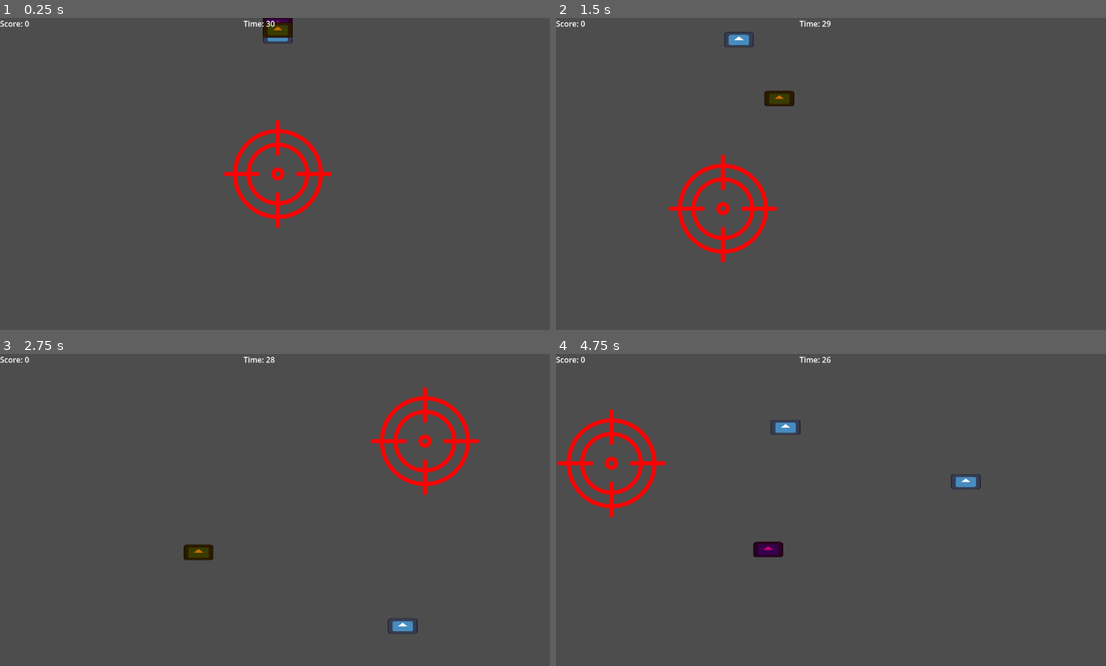
Above: before the commit, frames 1-4 (two rows, left to right).
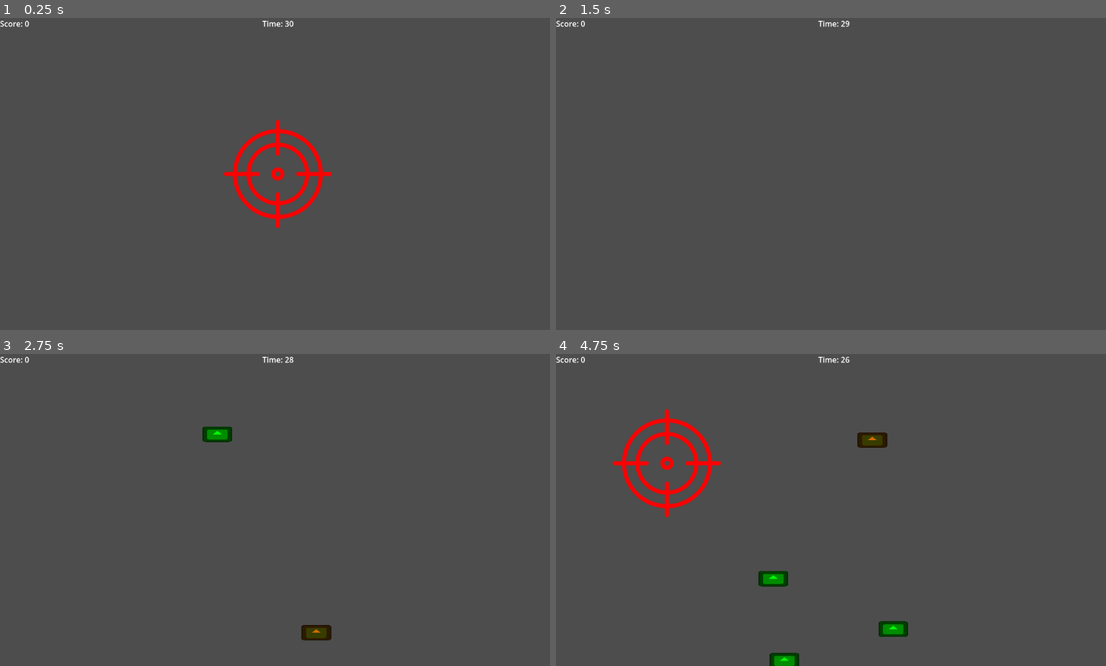
Above: after the commit, the same moments.

Repository: HiroyaHerdinanto/PirantiSMT5
Game: Godot game, scene res://main.tscn
Same seed, same stepped clock (60 frames per second), same inputs: the game is played once before the commit and once after it. The project has no main scene, so this scene is started directly. The engine's default icon, where the game draws it, is replaced by a stand-in: a white triangle on a blue panel in a dark square.
Inputs (mouse positions are in pixels of both pictures, inside the frame that each line leads up to):
- Up to frame 1 (0.25 s): no input
- Up to frame 2 (1.5 s): tap Enter at 0.5 s; move the mouse to (957, 158) at 0.52 s; hold D (right) 0.53-1.28 s; click (957, 158) at 0.6 s; move the mouse to (721, 189) at 1.27 s; hold S (down) from 1.28 s (still down); click (721, 189) at 1.35 s
- Up to frame 3 (2.75 s): move the mouse to (335, 441) at 2.02 s; release S (down) at 2.03 s; hold D (right) from 2.03 s (still down); click (335, 441) at 2.1 s
- Up to frame 4 (4.75 s): move the mouse to (803, 572) at 2.77 s; release D (right) at 2.78 s; hold W (up) 2.78-3.53 s; click (803, 572) at 2.85 s; move the mouse to (1001, 556) at 3.52 s; hold A (left) from 3.53 s (still down); click (1001, 556) at 3.6 s; move the mouse to (666, 463) at 4.27 s; click (666, 463) at 4.35 s

The runs differ from the first frame. In frame 1, 0.4% of the frame differs, in the area x 44-54%, y 0-9%; in frame 2, 2.2%; in frame 3, 2.8%; in frame 4, 4.7%, in the area x 0-78%, y 0-100%.
Error after the commit: Invalid assignment of property or key 'target_position' with value of type 'Vector2' on a base object of type 'Area2D (fish_easy.gd)'. (res://script/enemy_spaw…

Commit message:
wes gerak

Diff:
--- /dev/null
+++ b/mingguh-5/Enemies/fish_fake.gd
@@ -0,0 +1,15 @@
+extends Area2D
+signal enemy_hit(points: int, extra_time: int)
+
+var speed = 150.0
+var direction = Vector2.ZERO
+var target_position: Vector2 = Vector2.ZERO
+
+func _process(delta: float) -> void:
+	position += direction * speed * delta
+	if global_position.distance_to(target_position) < 10.0:
+			queue_free()
+
+func on_shot():
+	emit_signal("enemy_hit", -25, -10)
+	queue_free()
--- /dev/null
+++ b/mingguh-5/Enemies/fish_fake.tscn
@@ -0,0 +1,20 @@
+[gd_scene load_steps=4 format=3 uid="uid://16dq0swtrusn"]
+
+[ext_resource type="Script" uid="uid://mynxrpuu7vn7" path="res://Enemies/fish_fake.gd" id="1_qlm17"]
+[ext_resource type="Texture2D" uid="uid://crhftn61tqqfs" path="res://icon.svg" id="2_qj2ym"]
+
+[sub_resource type="RectangleShape2D" id="RectangleShape2D_etewq"]
+size = Vector2(20, 19)
+
+[node name="FishFake" type="Area2D"]
+script = ExtResource("1_qlm17")
+
+[node name="Sprite2D" type="Sprite2D" parent="."]
+self_modulate = Color(0, 1, 0, 1)
+scale = Vector2(0.479999, 0.249944)
+texture = ExtResource("2_qj2ym")
+
+[node name="CollisionShape2D" type="CollisionShape2D" parent="."]
+position = Vector2(0, -0.5)
+scale = Vector2(3.19006, 1.57776)
+shape = SubResource("RectangleShape2D_etewq")
--- a/mingguh-5/Enemies/fish_fast.gd
+++ b/mingguh-5/Enemies/fish_fast.gd
@@ -2,13 +2,14 @@
 signal enemy_hit(points: int, extra_time: int)
 
 var speed = 250.0
-var direction = Vector2(0, -1)
+var direction = Vector2.ZERO
+var target_position: Vector2 = Vector2.ZERO
 
 func _process(delta: float) -> void:
 	position += direction * speed * delta
-	if global_position.y < -150 or global_position.y > 700 or global_position.x < -200 or global_position.x > 1000:
-		queue_free()
+	if global_position.distance_to(target_position) < 10.0:
+			queue_free()
 
 func on_shot():
-	emit_signal("enemy_hit", 20, 3)  # +20 poin, +3 detik
+	emit_signal("enemy_hit", 20, 3)
 	queue_free()
--- a/mingguh-5/Enemies/fish_golden.gd
+++ b/mingguh-5/Enemies/fish_golden.gd
@@ -2,13 +2,14 @@
 signal enemy_hit(points: int, extra_time: int)
 
 var speed = 200.0
-var direction = Vector2(0, -1)
+var direction = Vector2.ZERO
+var target_position: Vector2 = Vector2.ZERO
 
 func _process(delta: float) -> void:
 	position += direction * speed * delta
-	if global_position.y < -150 or global_position.y > 700 or global_position.x < -200 or global_position.x > 1000:
-		queue_free()
+	if global_position.distance_to(target_position) < 10.0:
+			queue_free()
 
 func on_shot():
-	emit_signal("enemy_hit", 100, 10)  # +100 poin, +10 detik
+	emit_signal("enemy_hit", 100, 10)
 	queue_free()
--- a/mingguh-5/main.tscn
+++ b/mingguh-5/main.tscn
@@ -1,12 +1,15 @@
-[gd_scene load_steps=9 format=3 uid="uid://cfie57xbgt0kx"]
+[gd_scene load_steps=8 format=3 uid="uid://cfie57xbgt0kx"]
 
 [ext_resource type="Script" uid="uid://cybpsbv3f674w" path="res://script/main.gd" id="1_ig7tw"]
 [ext_resource type="Script" uid="uid://q47i4ldtgw68" path="res://script/enemy_spawner.gd" id="2_lquwl"]
-[ext_resource type="PackedScene" uid="uid://du447piei1j8g" path="res://Enemies/fish_easy.tscn" id="3_7mycd"]
-[ext_resource type="PackedScene" uid="uid://b8ltswbqht282" path="res://Enemies/fish_fast.tscn" id="4_272bh"]
-[ext_resource type="PackedScene" uid="uid://bjb2cl1tgvcjt" path="res://Enemies/fish_golden.tscn" id="5_5vw27"]
 [ext_resource type="Texture2D" uid="uid://d1b8aqn32ls61" path="res://sprite/crosshair-removebg-preview.png" id="6_7mycd"]
 [ext_resource type="Script" uid="uid://dpu0m4i3pwfel" path="res://script/cross_hair.gd" id="6_272bh"]
+
+[sub_resource type="RectangleShape2D" id="RectangleShape2D_1bvp3"]
+size = Vector2(1080, 20)
+
+[sub_resource type="RectangleShape2D" id="RectangleShape2D_lquwl"]
+size = Vector2(20, 600)
 
 [sub_resource type="CircleShape2D" id="CircleShape2D_272bh"]
 radius = 5.83095
@@ -21,38 +24,82 @@
 autostart = true
 
 [node name="Camera2D" type="Camera2D" parent="."]
-position = Vector2(0, 249)
 scale = Vector2(0.959999, 0.72)
 
 [node name="EnemySpawner" type="Node2D" parent="."]
 script = ExtResource("2_lquwl")
 
-[node name="FishEasy" parent="EnemySpawner" instance=ExtResource("3_7mycd")]
+[node name="Spawner_Top" type="Area2D" parent="EnemySpawner"]
+position = Vector2(0, -500)
 
-[node name="FishFast" parent="EnemySpawner" instance=ExtResource("4_272bh")]
+[node name="CollisionShape2D" type="CollisionShape2D" parent="EnemySpawner/Spawner_Top"]
+shape = SubResource("RectangleShape2D_1bvp3")
 
-[node name="FishGolden" parent="EnemySpawner" instance=ExtResource("5_5vw27")]
+[node name="Spawner_Bottom" type="Area2D" parent="EnemySpawner"]
+position = Vector2(0, 500)
+
+[node name="CollisionShape2D" type="CollisionShape2D" parent="EnemySpawner/Spawner_Bottom"]
+shape = SubResource("RectangleShape2D_1bvp3")
+
+[node name="Spawner_Left" type="Area2D" parent="EnemySpawner"]
+position = Vector2(-800, 0)
+
+[node name="CollisionShape2D" type="CollisionShape2D" parent="EnemySpawner/Spawner_Left"]
+shape = SubResource("RectangleShape2D_lquwl")
+
+[node name="Spawner_Right" type="Area2D" parent="EnemySpawner"]
+position = Vector2(800, 0)
+
+[node name="CollisionShape2D" type="CollisionShape2D" parent="EnemySpawner/Spawner_Right"]
+shape = SubResource("RectangleShape2D_lquwl")
 
 [node name="CanvasLayer" type="CanvasLayer" parent="."]
 
 [node name="ScoreLabel" type="Label" parent="CanvasLayer"]
-offset_right = 40.0
+offset_right = 48.0
 offset_bottom = 23.0
 text = "Score:"
 
 [node name="TimeLabel" type="Label" parent="CanvasLayer"]
-offset_left = 505.0
-offset_right = 548.0
+anchors_preset = 5
+anchor_left = 0.5
+anchor_right = 0.5
+offset_left = -21.5
+offset_right = 21.5
 offset_bottom = 23.0
+grow_horizontal = 2
 text = "Time:"
 
 [node name="GameOver" type="Label" parent="CanvasLayer"]
-offset_left = -220.0
-offset_top = 200.0
-offset_right = -133.0
-offset_bottom = 223.0
+anchors_preset = 8
+anchor_left = 0.5
+anchor_top = 0.5
+anchor_right = 0.5
+anchor_bottom = 0.5
+offset_left = -107.5
+offset_top = -84.5
+offset_right = -20.5
+offset_bottom = -61.5
+grow_horizontal = 2
+grow_vertical = 2
 scale = Vector2(2.52, 2.61999)
 text = "Game Over"
+horizontal_alignment = 1
+
+[node name="Retry_button" type="Button" parent="CanvasLayer"]
+process_mode = 3
+anchors_preset = 8
+anchor_left = 0.5
+anchor_top = 0.5
+anchor_right = 0.5
+anchor_bottom = 0.5
+offset_left = -44.5
+offset_top = -15.5
+offset_right = 44.5
+offset_bottom = 15.5
+grow_horizontal = 2
+grow_vertical = 2
+text = "Ulangi lagi"
 
 [node name="Cross_Hair" type="Node2D" parent="."]
 position = Vector2(83, -304)
@@ -68,5 +115,4 @@
 
 [connection signal="timeout" from="Timer" to="EnemySpawner" method="_on_timer_timeout"]
 [connection signal="timeout" from="GameTimer" to="." method="_on_game_timer_timeout"]
-[connection signal="enemy_hit" from="EnemySpawner/FishEasy" to="." method="_on_fish_easy_enemy_hit"]
-[connection signal="input_event" from="EnemySpawner/FishEasy" to="EnemySpawner/FishEasy" method="_on_input_event"]
+[connection signal="pressed" from="CanvasLayer/Retry_button" to="." method="_on_retry_button_pressed"]
--- a/mingguh-5/project.godot
+++ b/mingguh-5/project.godot
@@ -19,6 +19,7 @@
 Shoot={
 "deadzone": 0.2,
 "events": [Object(InputEventMouseButton,"resource_local_to_scene":false,"resource_name":"","device":-1,"window_id":0,"a …(253 unchanged characters)…
+, Object(InputEventKey,"resource_local_to_scene":false,"resource_name":"","device":-1,"window_id":0,"alt_pressed":false,"shift_pressed":false,"ctrl_pressed":false,"meta_pressed":false,"pressed":false,"keycode":0,"physical_keycode":81,"key_label":0,"unicode":113,"location":0,"echo":false,"script":null)
 ]
 }
 right={
--- a/mingguh-5/script/cross_hair.gd
+++ b/mingguh-5/script/cross_hair.gd
@@ -1,12 +1,11 @@
 extends Node2D
 
 @onready var hit_zone: Area2D = $Area2D
-
-# Pengaturan kecepatan
 @export var move_speed: float = 300.0
 @export var use_mouse_movement: bool = true
 @export var use_wasd_movement: bool = true
 
+var ftime:bool
 var velocity: Vector2 = Vector2.ZERO
 var is_moving_with_wasd: bool = false
 var last_mouse_position: Vector2
@@ -18,17 +17,30 @@
 func _physics_process(delta: float) -> void:
 	handle_movement(delta)
 
-	# Update posisi berdasarkan velocity
 	global_position += velocity * delta
+	#print("global posisi sekarang = " + str(global_position))
+	#print("lmouse posisi sekarang = " + str(last_mouse_position))
 
-	# Simpan posisi mouse terakhir
-	last_mouse_position = get_global_mouse_position()
 
 func handle_movement(delta: float) -> void:
 	velocity = Vector2.ZERO
 
-	# Gerakan dengan WASD (jika diaktifkan)
-	if use_wasd_movement:
+	if use_mouse_movement:
+		if ftime:
+			var viewport = get_viewport()
+			var camera:Camera2D = viewport.get_camera_2d()
+
+			if camera:
+				var viewport_pos = camera.get_global_transform() * global_position
+				Input.warp_mouse(viewport_pos)
+			else:
+				var viewport_pos = viewport.get_screen_transform() * global_position
+				Input.warp_mouse(viewport_pos)
+			ftime = false
+		global_position = get_global_mouse_position()
+
+	elif use_wasd_movement:
+		ftime = true
 		var input_vector = Vector2.ZERO
 
 		if Input.is_action_pressed("right"):
@@ -44,40 +56,31 @@
 			input_vector = input_vector.normalized()
 			velocity = input_vector * move_speed
 			is_moving_with_wasd = true
+			last_mouse_position = global_position
+
 		else:
-			# Jika tidak ada input WASD, kembali ke mode mouse
 			is_moving_with_wasd = false
+			last_mouse_position = global_position
 
-	# Gerakan dengan mouse (jika diaktifkan dan tidak sedang menggunakan WASD)
-	if use_mouse_movement and not is_moving_with_wasd:
-		global_position = get_global_mouse_position()
+
 
 func _input(event: InputEvent) -> void:
-	# Deteksi pergerakan mouse
 	if event is InputEventMouseMotion:
 		is_moving_with_wasd = false
+		use_mouse_movement = true
+	elif event is InputEventKey:
+		is_moving_with_wasd = true
+		use_mouse_movement = false
 
-	if event is InputEventMouseButton and event.pressed:
-		if event.button_index == MOUSE_BUTTON_LEFT:
-			shoot()
+	if Input.is_action_just_pressed("Shoot"):
+		shoot()
 
 func shoot() -> void:
-	# Pastikan kita menggunakan posisi mouse yang benar
-	# Jika sedang bergerak dengan WASD, gunakan posisi mouse terakhir yang disimpan
-	# Jika tidak, gunakan posisi mouse saat ini
-	var shoot_position
-	if is_moving_with_wasd:
-		shoot_position = last_mouse_position
-	else:
-		shoot_position = get_global_mouse_position()
-
-	# Pindah ke posisi shoot yang ditentukan
-	global_position = shoot_position
-
-	# Lakukan pengecekan hit zone
+	print("dor")
 	var result = hit_zone.get_overlapping_areas()
 	if !result or result.size() == 0:
 		return
 	for hitted in result:
 		if hitted.has_method("on_shot"):
 			hitted.on_shot()
+	print("dor kena " + str(result.size()))
--- a/mingguh-5/script/enemy_spawner.gd
+++ b/mingguh-5/script/enemy_spawner.gd
@@ -1,23 +1,20 @@
 extends Node2D
+
+@onready var spawner_top = $Spawner_Top
+@onready var spawner_bot = $Spawner_Bottom
+@onready var spawner_left = $Spawner_Left
+@onready var spawner_right = $Spawner_Right
 
 # preload scene musuh
 var enemy_scenes: Array[PackedScene] = [
 	preload("res://Enemies/fish_easy.tscn"),
 	preload("res://Enemies/fish_fast.tscn"),
-	preload("res://Enemies/fish_golden.tscn")
+	preload("res://Enemies/fish_golden.tscn"),
+	preload("res://Enemies/fish_fake.tscn")
 ]
 
 # bobot spawn (semakin besar makin sering muncul)
-var enemy_weights: Array = [70, 25, 5]
-
-# area spawn
-var screen_width: float = 800
-var margin: float = 100
-var spawn_x_range: Vector2 = Vector2(-screen_width/2 + margin, screen_width/2 - margin)
-
-# posisi spawn Y
-var spawn_y_bottom: float = 600
-var spawn_y_top: float = -100
+var enemy_weights: Array = [70, 25, 5, 50]
 
 var spawn_chance: float = 0.6   # 60% kemungkinan spawn tiap tick
 
@@ -27,7 +24,6 @@
 	randomize()
 	timer.wait_time = 0.5
 	timer.start()
-
 
 func pick_weighted_index(weights: Array) -> int:
 	var total: float = 0.0
@@ -43,24 +39,45 @@
 
 	return weights.size() - 1
 
-
 func _on_timer_timeout() -> void:
+	print("spawm")
 	if randf() < spawn_chance:
 		var idx = pick_weighted_index(enemy_weights)
 		var enemy = enemy_scenes[idx].instantiate()
 
-		# posisi random
-		var rand_x = randf_range(spawn_x_range.x, spawn_x_range.y)
-		var spawn_from_top = randf() < 0.5
 
-		if spawn_from_top:
-			enemy.global_position = Vector2(rand_x, spawn_y_top)
-			enemy.direction = Vector2(randf_range(-0.3, 0.3), 1).normalized()
-		else:
-			enemy.global_position = Vector2(rand_x, spawn_y_bottom)
-			enemy.direction = Vector2(randf_range(-0.3, 0.3), -1).normalized()
+		var spawners = [spawner_top, spawner_bot, spawner_left, spawner_right]
+		var spawner_index = randi() % spawners.size()
+		var selected_spawner = spawners[spawner_index]
 
-		# connect signal ke Main.gd
-		enemy.connect("enemy_hit", Callable(get_parent(), "add_score"))
+		# Tentukan target berdasarkan spawner yang dipilih
+		var target_spawner
+		match spawner_index:
+			0: # Top -> target Bottom
+				target_spawner = spawner_bot
+			1: # Bottom -> target Top
+				target_spawner = spawner_top
+			2: # Left -> target Right
+				target_spawner = spawner_right
+			3: # Right -> target Left
+				target_spawner = spawner_left
 
-		add_child(enemy) # Replace with function body.
+		enemy.global_position = selected_spawner.global_position + select_random(selected_spawner)
+
+		enemy.target_position = target_spawner.global_position + select_random(target_spawner)
+
+		var direction = (target_spawner.global_position - selected_spawner.global_position).normalized()
+		enemy.direction = direction
+
+		if enemy.has_signal("enemy_hit"):
+			enemy.connect("enemy_hit", Callable(get_parent(), "add_score"))
+
+		add_child(enemy)
+
+func select_random(col:Area2D) -> Vector2:
+	var collision = col.get_node("CollisionShape2D")
+	var collision_shape = collision.shape
+	var extents = collision_shape.size / 2
+	var random_x = randf_range(-extents.x, extents.x)
+	var random_y = randf_range(-extents.y, extents.y)
+	return Vector2(random_x,random_y)
--- a/mingguh-5/script/main.gd
+++ b/mingguh-5/script/main.gd
@@ -7,12 +7,15 @@
 @onready var time_label: Label = $CanvasLayer/TimeLabel
 @onready var game_timer: Timer = $GameTimer
 @onready var game_over_label: Label = $CanvasLayer/GameOver
+@onready var r_but:Button = $CanvasLayer/Retry_button
+@onready var spawner = $EnemySpawner
 
 func _ready() -> void:
 	update_ui()
 	game_over_label.hide()
-
-
+	r_but.hide()
+	if get_tree().paused == true:
+		get_tree().paused = false
 	game_timer.wait_time = 1.0
 	game_timer.start()
 
@@ -26,9 +29,12 @@
 	time_label.text = "Time: %d" % time_left
 
 func game_over() -> void:
+	get_tree().paused = true
+	Input.set_mouse_mode(Input.MOUSE_MODE_VISIBLE)
 	game_timer.stop()
 	print("Game Over! Final Score:", score)
-	game_over_label.show()
+	game_over_label.visible = true
+	r_but.visible = true
 
 
 func _on_game_timer_timeout() -> void:
@@ -37,3 +43,7 @@
 		time_left = 0
 		game_over()
 	update_ui()# Replace with function body.
+
+
+func _on_retry_button_pressed() -> void:
+	get_tree().reload_current_scene()
Not shown, added: mingguh-5/Enemies/fish_fake.gd.uid
